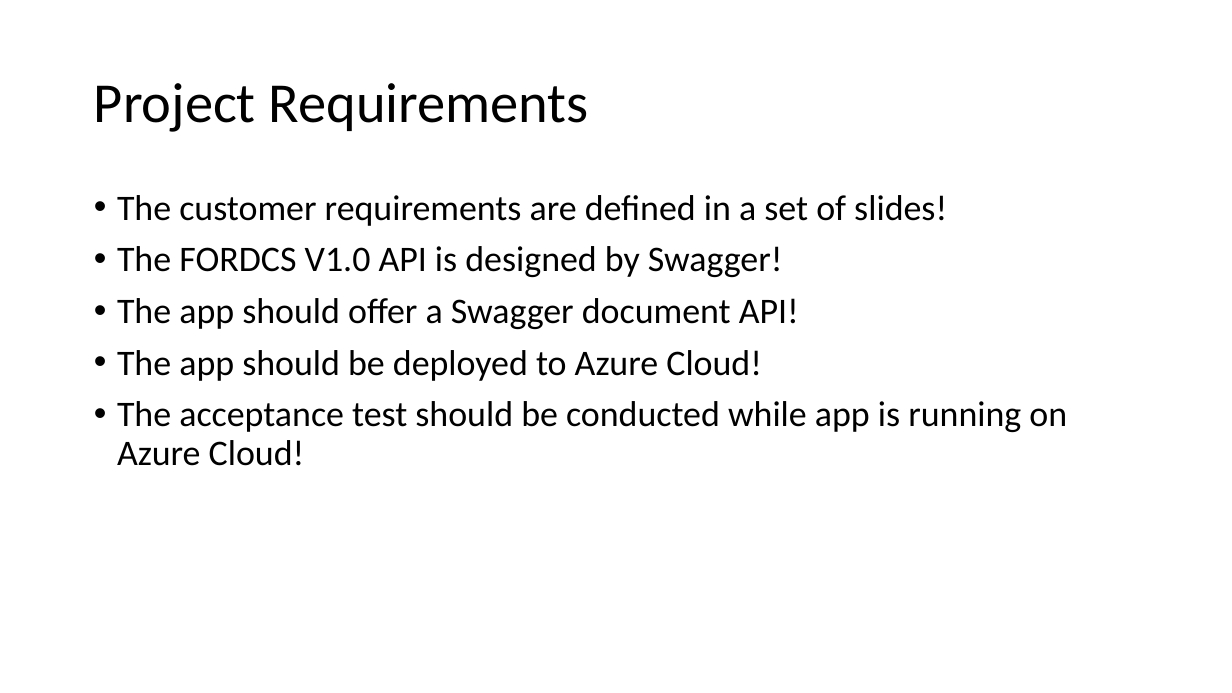
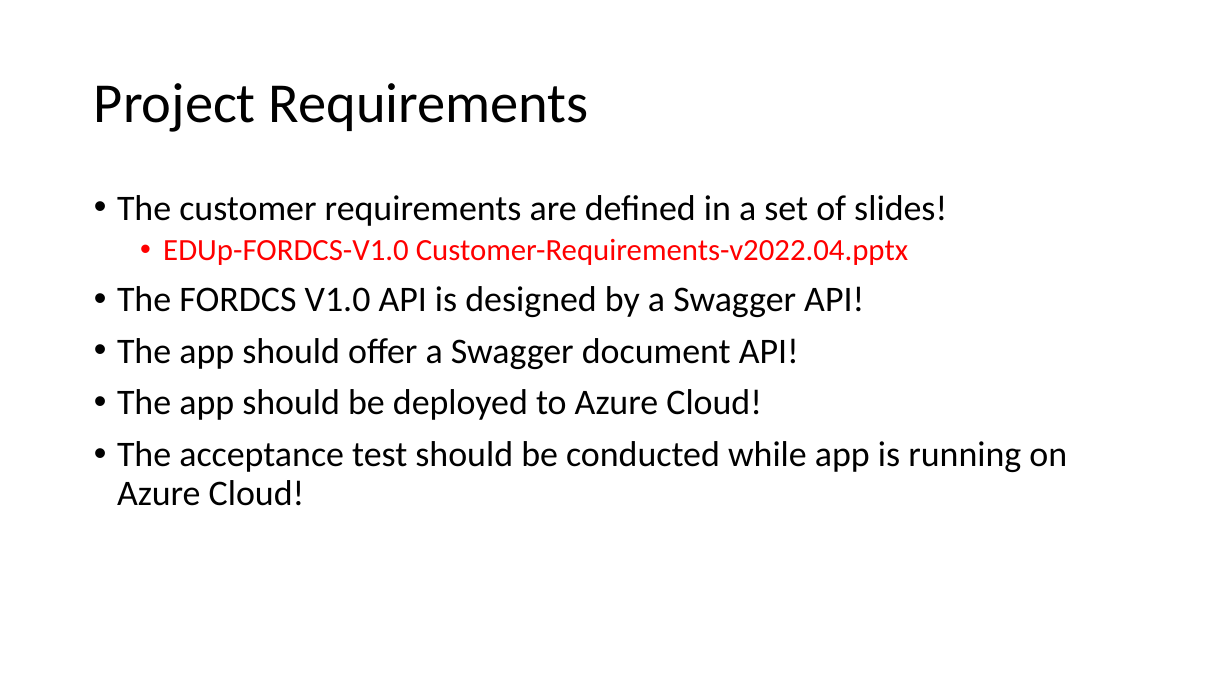
Before and after one commit to karacankos/smarthome-fordcs, a slide deck: slide 4 of fordcs-docs/EDUp FORDCS-V1.0 Project-v2022.04/1-Presentation/EDUp FORDCS-V1.0 Project.v2022.04.pptx (slide 3 before the commit). Drawn at 1232x693 pixels with LibreOffice and Linux fonts; fonts in the diff are those of the drawing. Boxes give left, top, right and bottom in pixels: in the first picture for what was removed or moved away, otherwise in the second. Text is boxed around its words. In the diff, an @@ line names an element or a change of style, - is before the commit and + after.

```diff
--- a/fordcs-docs/EDUp FORDCS-V1.0 Project-v2022.04/1-Presentation/EDUp FORDCS-V1.0 Project.v2022.04.pptx
+++ b/fordcs-docs/EDUp FORDCS-V1.0 Project-v2022.04/1-Presentation/EDUp FORDCS-V1.0 Project.v2022.04.pptx
@@ text at (117, 239, 908, 317): text changed; size 28 to 24 pt; text colour #000000 to #FF0000 @@
-• The FORDCS V1.0 API is designed by Swagger!
+  • EDUp-FORDCS-V1.0 Customer-Requirements-v2022.04.pptx
+• The FORDCS V1.0 API is designed by a Swagger API!
```
Also in this commit, not shown: 1 other slide changed, 1 slide added, 9 other files.
